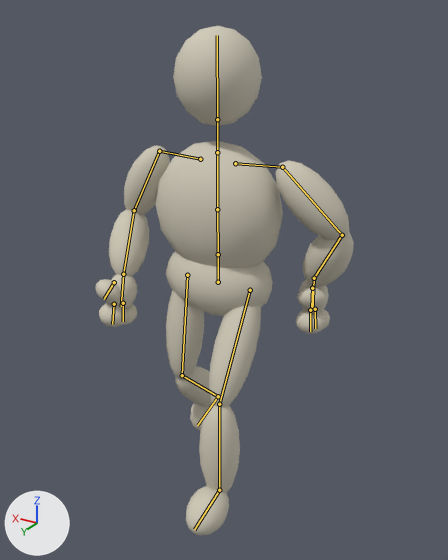
One commit to the Blender file art/source/models/characters/shared_humanoid/shared_humanoid_player_motion_v1.blend: the scene before it, then after it.
Both versions are drawn from a 50 mm lens placed at (-1.105, 1.8, 1.776), pointed at (-0.039, 0.023, 0.888). Arrows for +X, +Y and +Z are at lower left; the lights stay in place. The picture after the commit comes second. Both versions are drawn at frame 20 of the action 'run'; the numbers are the values there. The bones that change, and the others that lie on the model, are drawn over the model as lines.

Names of what the first picture shows: 'BindTemplate'.
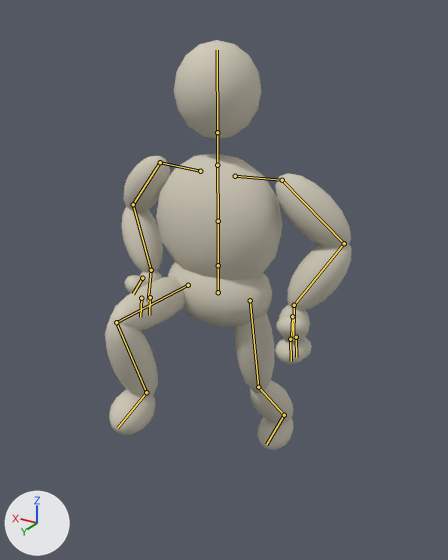
Boxes [x1, y1, x2, y2] around the edits, measured in the pictures (448 x 560 px):
'BindTemplate', posed (20% shorter): before [95, 26, 354, 536]; after [105, 40, 352, 450]
bone 'pelvis', root to tip: before (218, 282) to (218, 254); after (218, 292) to (218, 265)
bone 'upper_arm_r', root to tip: before (159, 151) to (134, 210); after (160, 162) to (133, 204)
bone 'forearm_r', root to tip: before (134, 210) to (123, 274); after (133, 204) to (151, 270)
bone 'hand_r', root to tip: before (123, 274) to (121, 306); after (151, 270) to (148, 301)
bone 'upper_arm_l', root to tip: before (282, 167) to (342, 235); after (282, 180) to (344, 243)
bone 'forearm_l', root to tip: before (342, 235) to (314, 278); after (344, 243) to (294, 305)
bone 'hand_l', root to tip: before (314, 278) to (312, 312); after (294, 305) to (293, 340)
bone 'thigh_r', root to tip: before (187, 275) to (182, 375); after (188, 285) to (116, 322)
bone 'shin_r', root to tip: before (182, 375) to (218, 396); after (116, 322) to (146, 392)
bone 'foot_r', root to tip: before (218, 396) to (197, 425); after (146, 392) to (117, 428)
bone 'thigh_l', root to tip: before (250, 290) to (219, 404); after (250, 300) to (258, 387)
bone 'foot_l', root to tip: before (219, 490) to (194, 529); after (284, 415) to (266, 444)

The change in detail:
Bone 'pelvis' (bone_pelvis) moves from (0.0, -0.059, 0.0) to (0.0, -0.102, 0.0).
Bone 'upper_arm_r' (bone_upper_arm_r) turns from (-11, 0, 5) to (-10, -1, -11) degrees about its own x, y and z.
Bone 'forearm_r' (bone_forearm_r) turns from (4, -11, 68) to (-24, 8, 76) degrees about its own x, y and z.
Bone 'hand_r' (bone_hand_r) turns from (-24, 8, -44) to (9, 9, -31) degrees about its own x, y and z.
Bone 'upper_arm_l' (bone_upper_arm_l) turns from (-9, 1, 8) to (-10, 1, 11) degrees about its own x, y and z.
Bone 'forearm_l' (bone_forearm_l) turns from (-61, -12, -34) to (-24, -8, -76) degrees about its own x, y and z.
Bone 'hand_l' (bone_hand_l) turns from (42, 9, 0) to (9, -9, 31) degrees about its own x, y and z.
Bone 'thigh_r' (bone_thigh_r) turns from (4, 0, 0) to (90, -1, 1) degrees about its own x, y and z.
Bone 'shin_r' (bone_shin_r) turns from (-47, 0, -1) to (-108, 0, -1) degrees about its own x, y and z.
Bone 'foot_r' (bone_foot_r) turns from (43, 0, 0) to (18, 1, 0) degrees about its own x, y and z.
Bone 'thigh_l' (bone_thigh_l) turns from (28, 0, -1) to (-15, 0, 0) degrees about its own x, y and z.
Bone 'foot_l' (bone_foot_l) turns from (-5, 0, 0) to (38, 0, 0) degrees about its own x, y and z.
